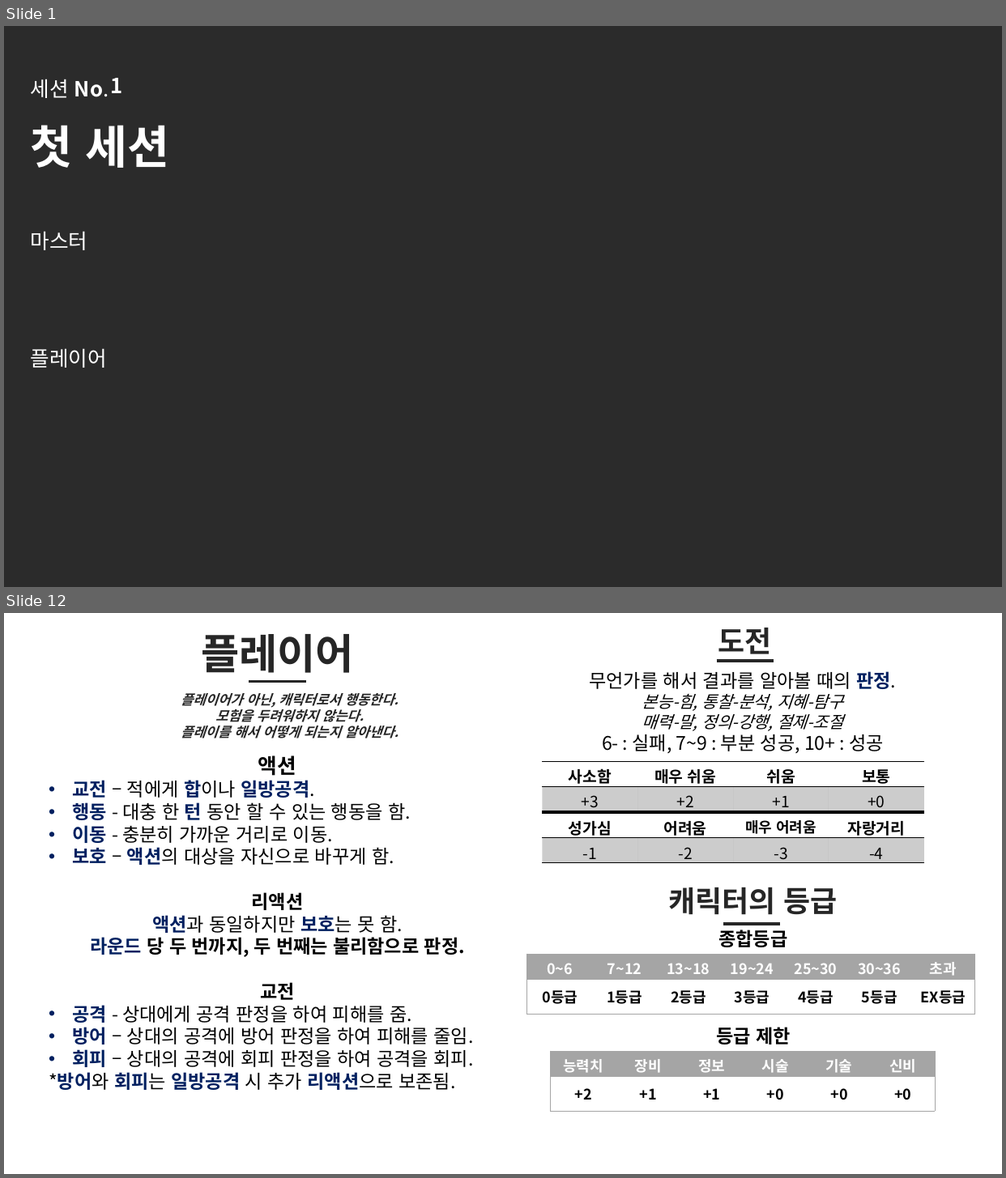
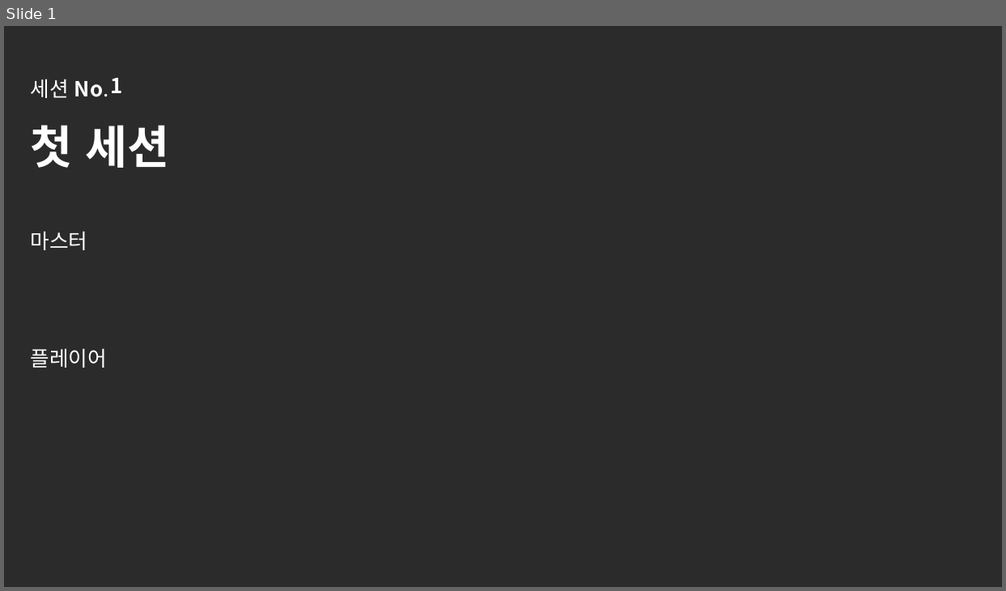
Before and after one commit to helloing0119/lobotomytrpg, a slide deck: 롭티알_진행.pptx. Shown one above the other, each under a label of ours: slides 1 and 12 before the commit, slide 1 after it; the slides between them are not shown. The pictures are 1006x1178 and 1006x591 pixels, drawn with LibreOffice and Linux fonts; fonts in the diff are those of the drawing; background and template pictures are left out; a plain dark background stands for a picture behind light text. Boxes give left, top, right and bottom in pixels: in the first picture for what was removed or moved away, otherwise in the second. Text is boxed around its words. In the diff, an @@ line names an element or a change of style, - is before the commit and + after.

```diff
--- a/롭티알_진행.pptx
+++ b/롭티알_진행.pptx
@@ slide 12 removed at bbox=[4, 613, 1002, 1174], background #FFFFFF @@
@@ text removed at bbox=[201, 634, 354, 673] @@
-플레이어
@@ text removed at bbox=[718, 628, 772, 660] @@
-도전
@@ line removed from (717, 661) to (774, 661) @@
@@ line removed from (249, 682) to (306, 682) @@
@@ text removed at bbox=[589, 671, 896, 753] @@
-무언가를 해서 결과를 알아볼 때의 판정.
-본능-힘, 통찰-분석, 지혜-탐구
-매력-말, 정의-강행, 절제-조절
-6- : 실패, 7~9 : 부분 성공, 10+ : 성공
@@ text removed at bbox=[181, 693, 398, 739] @@
-플레이어가 아닌, 캐릭터로서 행동한다.
-모험을 두려워하지 않는다.
-플레이를 해서 어떻게 되는지 알아낸다.
@@ text removed at bbox=[49, 756, 474, 1090] @@
-액션
-• 교전 – 적에게 합이나 일방공격.
-• 행동 - 대충 한 턴 동안 할 수 있는 행동을 함.
-• 이동 - 충분히 가까운 거리로 이동.
-• 보호 – 액션의 대상을 자신으로 바꾸게 함.
-리액션
-액션과 동일하지만 보호는 못 함.
-라운드 당 두 번까지, 두 번째는 불리함으로 판정.
-교전
-• 공격 - 상대에게 공격 판정을 하여 피해를 줌.
-• 방어 – 상대의 공격에 방어 판정을 하여 피해를 줄임.
-• 회피 – 상대의 공격에 회피 판정을 하여 공격을 회피.
-*방어와 회피는 일방공격 시 추가 리액션으로 보존됨.
@@ table removed at bbox=[543, 761, 926, 815], 2 rows, 4 columns @@
-사소함 | 매우 쉬움 | 쉬움 | 보통
-+3 | +2 | +1 | +0
@@ table removed at bbox=[543, 813, 926, 867], 2 rows, 4 columns @@
-성가심 | 어려움 | 매우 어려움 | 자랑거리
--1 | -2 | -3 | -4
@@ text removed at bbox=[669, 888, 837, 915] @@
-캐릭터의 등급
@@ line removed from (723, 924) to (780, 924) @@
@@ text removed at bbox=[718, 930, 787, 948] @@
-종합등급
@@ table removed at bbox=[527, 954, 975, 1014], 2 rows, 7 columns @@
-0~6 | 7~12 | 13~18 | 19~24 | 25~30 | 30~36 | 초과
-0등급 | 1등급 | 2등급 | 3등급 | 4등급 | 5등급 | EX등급
@@ text removed at bbox=[716, 1027, 791, 1045] @@
-등급 제한
@@ table removed at bbox=[551, 1052, 935, 1112], 2 rows, 6 columns @@
-능력치 | 장비 | 정보 | 시술 | 기술 | 신비
-+2 | +1 | +1 | +0 | +0 | +0
```
Also in this commit, not shown: 2 slides added, 1 other slide removed, 2 other files.
